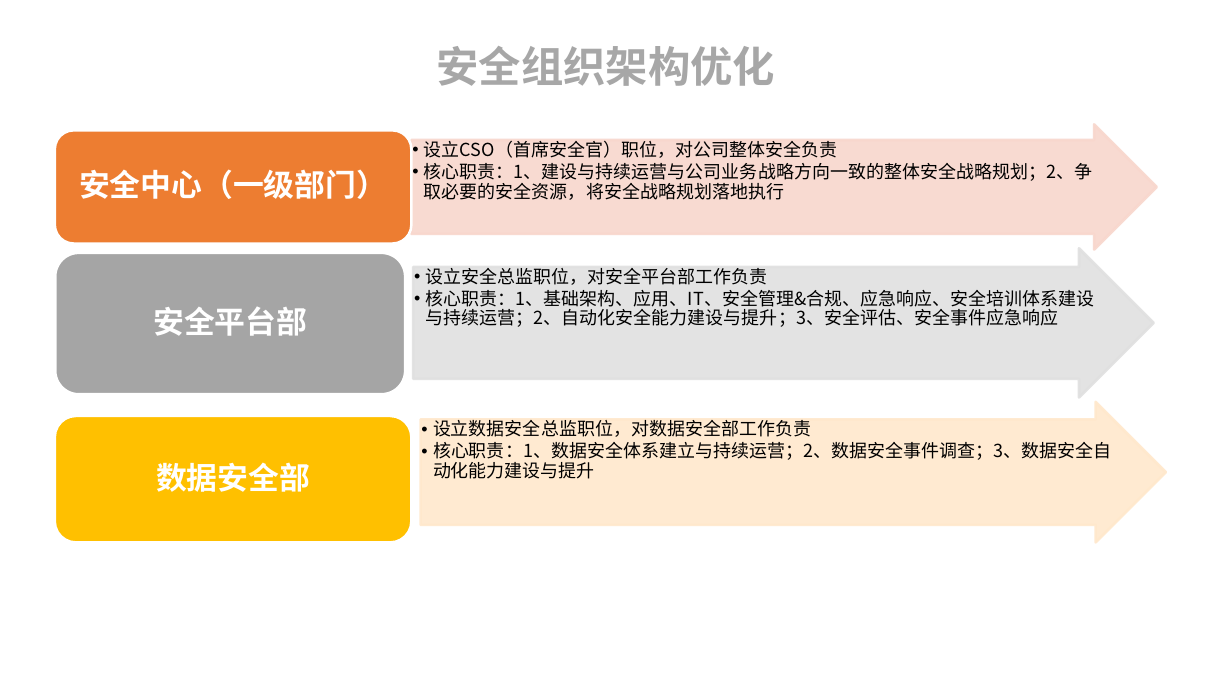
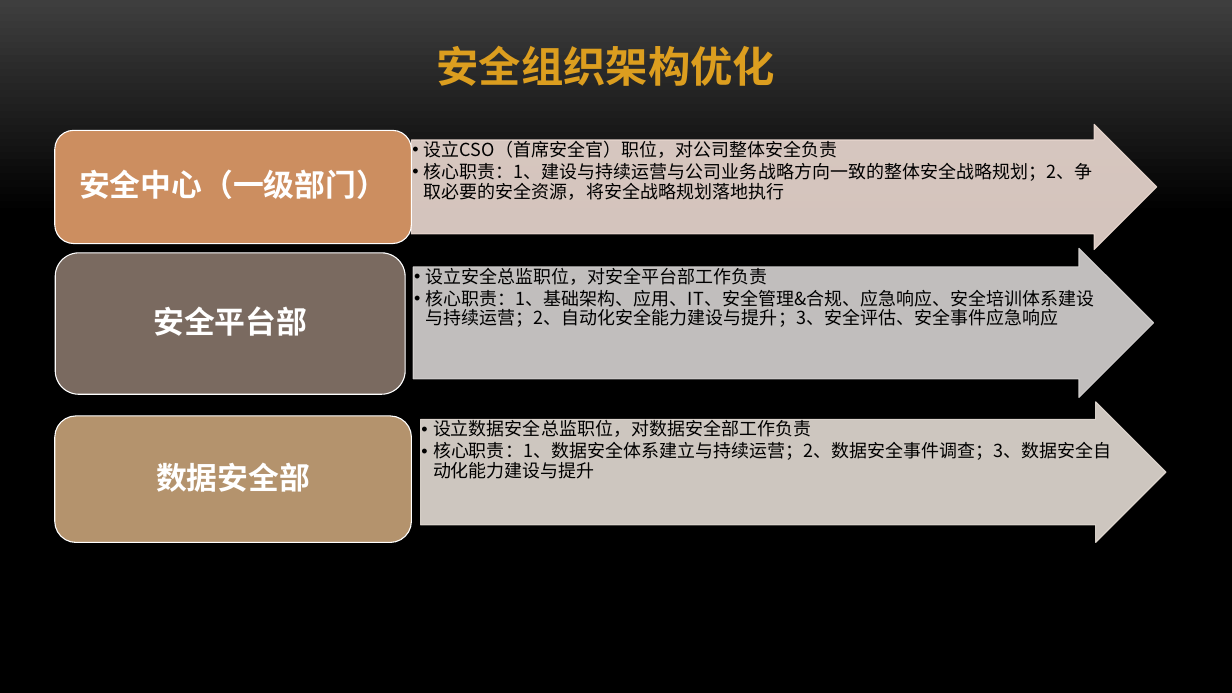
Before and after one commit to ym2011/SecurityMind, a slide deck: slide 11 of 互联网企业安全建设整体规划.pptx. Drawn at 1232x693 pixels with LibreOffice and Linux fonts; fonts in the diff are those of the drawing; background and template pictures are left out. Boxes give left, top, right and bottom in pixels: in the first picture for what was removed or moved away, otherwise in the second. Text is boxed around its words. In the diff, an @@ line names an element or a change of style, - is before the commit and + after.

Commit message:
信息安全管理
信息安全管理

```diff
--- a/互联网企业安全建设整体规划.pptx
+++ b/互联网企业安全建设整体规划.pptx
@@ background #FFFFFF to picture (left out) @@
@@ text "安全组织架构优化" at [436,46,775,86]: text colour #A7A7A7 to #DC9E1F @@
@@ rounded rectangle at [55,130,411,244]: fill #ED7D31 to #CC8E60; outline #FFFFFF 2 pt to #FFFFFF 0.85 pt @@
@@ right arrow at [411,125,1157,250]: fill #F8D7CE at 90% opacity to #ECDBD2 at 90% opacity; outline #F8D7CE 2 pt to #ECDBD2 0.85 pt @@
@@ rounded rectangle at [55,253,406,395]: fill #A5A5A5 to #7A6A60; outline #FFFFFF 2 pt to #FFFFFF 0.85 pt @@
@@ right arrow at [413,249,1153,397]: fill #E1E1E1 at 90% opacity to #D7D4D2 at 90% opacity; outline #E1E1E1 2 pt to #D7D4D2 0.85 pt @@
@@ rounded rectangle at [55,416,411,543]: fill #FFC000 to #B4936D; outline #FFFFFF 2 pt to #FFFFFF 0.85 pt @@
@@ right arrow at [421,402,1166,543]: fill #FFE8CC at 90% opacity to #E5DCD4 at 90% opacity; outline #FFE8CC 2 pt to #E5DCD4 0.85 pt @@
```
Also in this commit, not shown: 27 other slides changed, 2 other files.
